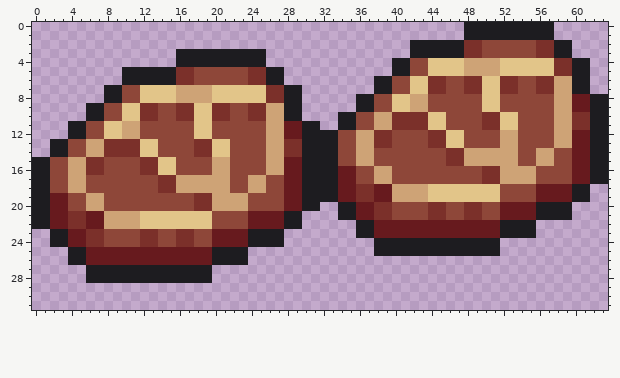
Two versions of one pixel-art sprite, NuclearBurger/assets/meat.png. This is how it looked before the edit.
The file is 64x32 pixels.
New version:
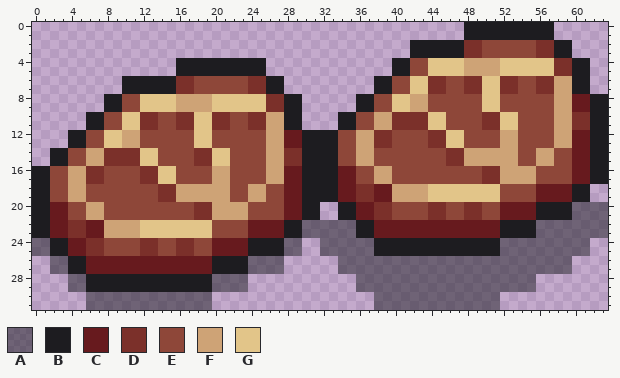
Palette (. is transparent): A #1b1c2180  B #1d1c20  C #671a1e  D #7b302a  E #8e4739  F #cea376  G #e2c589
Change:
@@ x 0..63 @@
  2 ..........................................BBBBBBDDEEEEEEDDBB....
- 3 ................BBBBBBBBBB................BBBBBBDDEEEEEEDDBB....
+ 3 ..........................................BBBBBBDDEEEEEEDDBB....
  4 ................BBBBBBBBBB..............BBEEGGGGFFFFGGGGGGDDBB..
- 5 ..........BBBBBBDDEEEEEEDDBB............BBEEGGGGFFFFGGGGGGDDBB..
+ 5 ................BBBBBBBBBB..............BBEEGGGGFFFFGGGGGGDDBB..
  6 ..........BBBBBBDDEEEEEEDDBB..........BBEEGGDDEEDDGGDDEEDDFFBB..
- 7 ........BBEEGGGGFFFFGGGGGGDDBB........BBEEGGDDEEDDGGDDEEDDFFBB..
+ 7 ..........BBBBBBDDEEEEEEDDBB..........BBEEGGDDEEDDGGDDEEDDFFBB..
  8 ........BBEEGGGGFFFFGGGGGGDDBB......BBEEGGFFEEEEEEGGEEEEEEFFCCBB
- 9 ......BBEEGGDDEEDDGGDDEEDDFFBB......BBEEGGFFEEEEEEGGEEEEEEFFCCBB
+ 9 ........BBEEGGGGFFFFGGGGGGDDBB......BBEEGGFFEEEEEEGGEEEEEEFFCCBB
 10 ......BBEEGGDDEEDDGGDDEEDDFFBB....BBEEFFDDDDGGEEEEDDGGEEEEFFDDBB
-11 ....BBEEGGFFEEEEEEGGEEEEEEFFCCBB..BBEEFFDDDDGGEEEEDDGGEEEEFFDDBB
+11 ......BBEEGGDDEEDDGGDDEEDDFFBB....BBEEFFDDDDGGEEEEDDGGEEEEFFDDBB
 12 ....BBEEGGFFEEEEEEGGEEEEEEFFCCBBBBEEFFDDEEEEDDGGEEEEFFEEEEFFCCBB
-13 ..BBEEFFDDDDGGEEEEDDGGEEEEFFDDBBBBEEFFDDEEEEDDGGEEEEFFEEEEFFCCBB
+13 ....BBEEGGFFEEEEEEGGEEEEEEFFCCBBBBEEFFDDEEEEDDGGEEEEFFEEEEFFCCBB
 14 ..BBEEFFDDDDGGEEEEDDGGEEEEFFDDBBBBEEFFEEEEEEEEDDFFFFFFEEFFEECCBB
-15 BBEEFFDDEEEEDDGGEEEEFFEEEEFFCCBBBBEEFFEEEEEEEEDDFFFFFFEEFFEECCBB
+15 ..BBEEFFDDDDGGEEEEDDGGEEEEFFDDBBBBEEFFEEEEEEEEDDFFFFFFEEFFEECCBB
 16 BBEEFFDDEEEEDDGGEEEEFFEEEEFFCCBBBBCCEEFFEEEEEEEEEEDDFFFFEEEECCBB
-17 BBEEFFEEEEEEEEDDFFFFFFEEFFEECCBBBBCCEEFFEEEEEEEEEEDDFFFFEEEECCBB
+17 BBEEFFDDEEEEDDGGEEEEFFEEEEFFCCBBBBCCEEFFEEEEEEEEEEDDFFFFEEEECCBB
 18 BBEEFFEEEEEEEEDDFFFFFFEEFFEECCBBBBCCDDCCFFFFGGGGGGGGEEEECCCCBB..
-19 BBCCEEFFEEEEEEEEEEDDFFFFEEEECCBBBBCCDDCCFFFFGGGGGGGGEEEECCCCBB..
-20 BBCCEEFFEEEEEEEEEEDDFFFFEEEECCBB..BBCCDDEEEEDDEEDDEECCCCBBBB....
-21 BBCCDDCCFFFFGGGGGGGGEEEECCCCBB....BBCCDDEEEEDDEEDDEECCCCBBBB....
-22 BBCCDDCCFFFFGGGGGGGGEEEECCCCBB......BBCCCCCCCCCCCCCCBBBB........
-23 ..BBCCDDEEEEDDEEDDEECCCCBBBB........BBCCCCCCCCCCCCCCBBBB........
-24 ..BBCCDDEEEEDDEEDDEECCCCBBBB..........BBBBBBBBBBBBBB............
-25 ....BBCCCCCCCCCCCCCCBBBB..............BBBBBBBBBBBBBB............
-26 ....BBCCCCCCCCCCCCCCBBBB........................................
-27 ......BBBBBBBBBBBBBB............................................
-28 ......BBBBBBBBBBBBBB............................................
-29 ................................................................
-30 ................................................................
-31 ................................................................
+19 BBEEFFEEEEEEEEDDFFFFFFEEFFEECCBBBBCCDDCCFFFFGGGGGGGGEEEECCCCBB..
+20 BBCCEEFFEEEEEEEEEEDDFFFFEEEECCBB..BBCCDDEEEEDDEEDDEECCCCBBBBAAAA
+21 BBCCEEFFEEEEEEEEEEDDFFFFEEEECCBB..BBCCDDEEEEDDEEDDEECCCCBBBBAAAA
+22 BBCCDDCCFFFFGGGGGGGGEEEECCCCBBAAAAAABBCCCCCCCCCCCCCCBBBBAAAAAAAA
+23 BBCCDDCCFFFFGGGGGGGGEEEECCCCBBAAAAAABBCCCCCCCCCCCCCCBBBBAAAAAAAA
+24 AABBCCDDEEEEDDEEDDEECCCCBBBBAA..AAAAAABBBBBBBBBBBBBBAAAAAAAAAA..
+25 AABBCCDDEEEEDDEEDDEECCCCBBBBAA..AAAAAABBBBBBBBBBBBBBAAAAAAAAAA..
+26 ..AABBCCCCCCCCCCCCCCBBBBAAAA......AAAAAAAAAAAAAAAAAAAAAAAAAA....
+27 ..AABBCCCCCCCCCCCCCCBBBBAAAA......AAAAAAAAAAAAAAAAAAAAAAAAAA....
+28 ....AABBBBBBBBBBBBBBAAAA............AAAAAAAAAAAAAAAAAAAA........
+29 ....AABBBBBBBBBBBBBBAAAA............AAAAAAAAAAAAAAAAAAAA........
+30 ......AAAAAAAAAAAAAA..................AAAAAAAAAAAAAA............
+31 ......AAAAAAAAAAAAAA..................AAAAAAAAAAAAAA............
